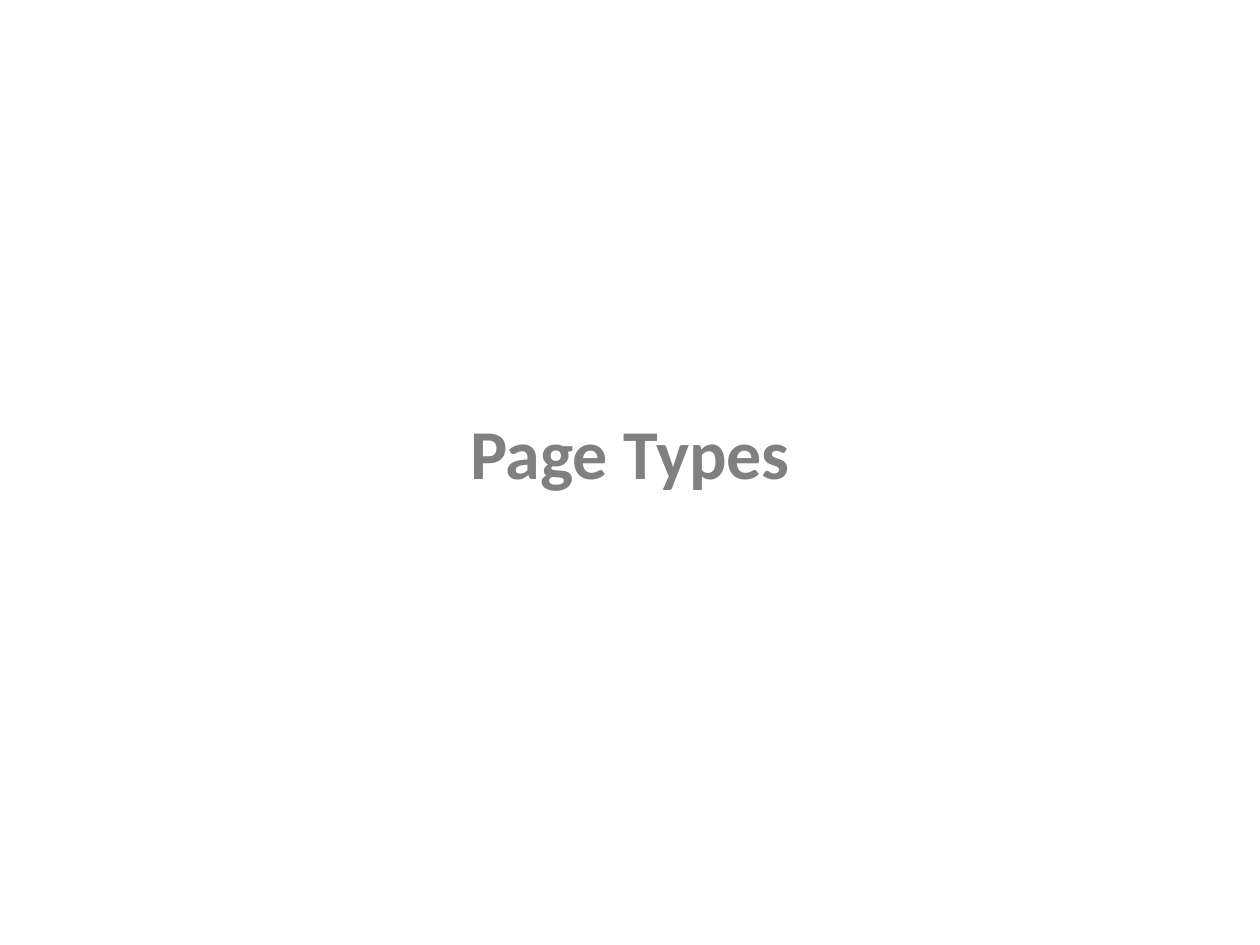
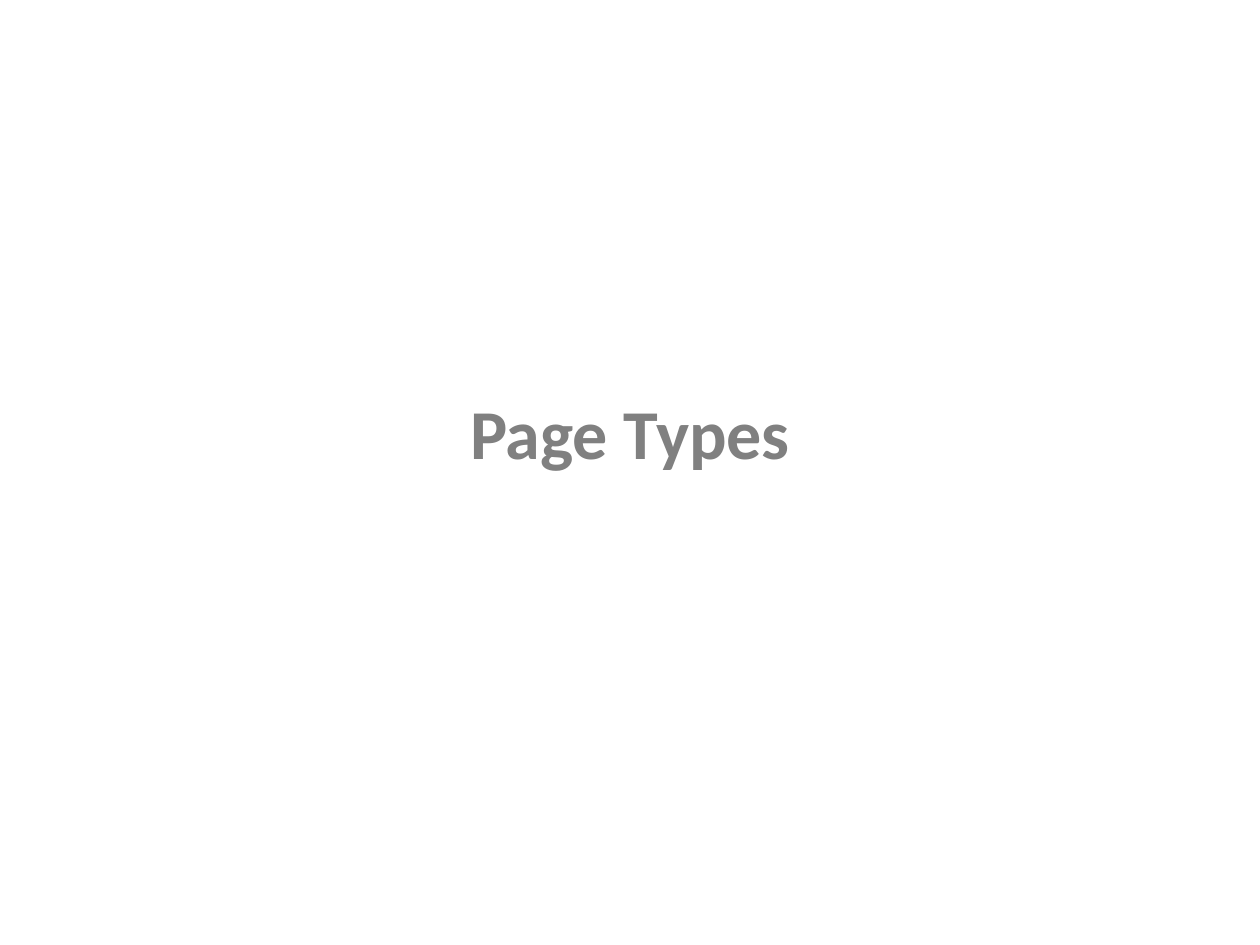
Before and after one commit to rvunnava/axcept-documentation, a slide deck: slide 2 of ppt/ImplimentTests.ppsx. Drawn at 1260x945 pixels with LibreOffice and Linux fonts; fonts in the diff are those of the drawing. Boxes give left, top, right and bottom in pixels: in the first picture for what was removed or moved away, otherwise in the second. Text is boxed around its words. In the diff, an @@ line names an element or a change of style, - is before the commit and + after.

```diff
--- a/ppt/ImplimentTests.ppsx
+++ b/ppt/ImplimentTests.ppsx
@@ title "Page Types": place and size @@
-title "Page Types" at [470, 433, 790, 491]
+title "Page Types" at [470, 413, 790, 471]
```
Also in this commit, not shown: 4 other slides changed, 3 slides added, 2 slides removed, 5 other files.
